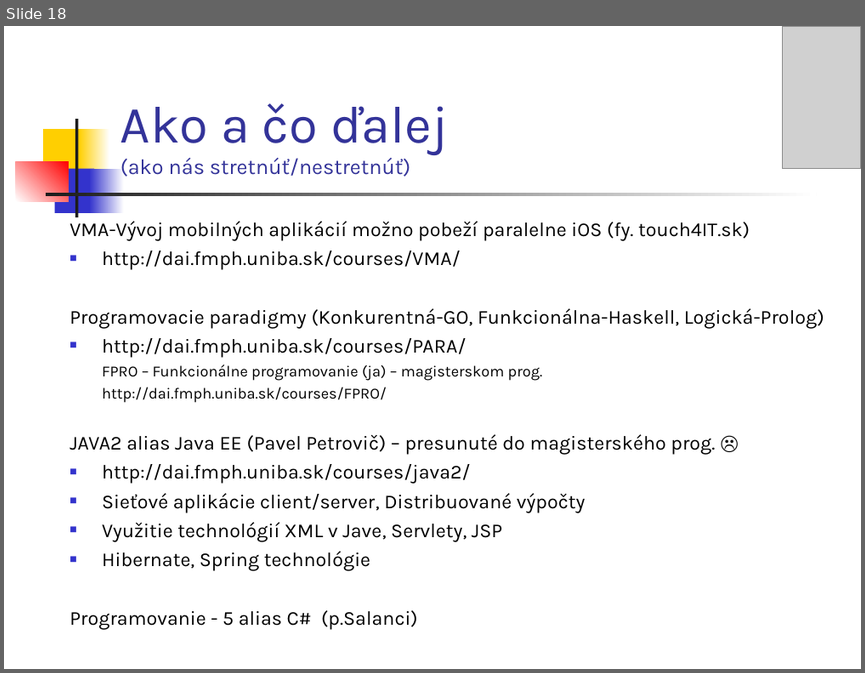
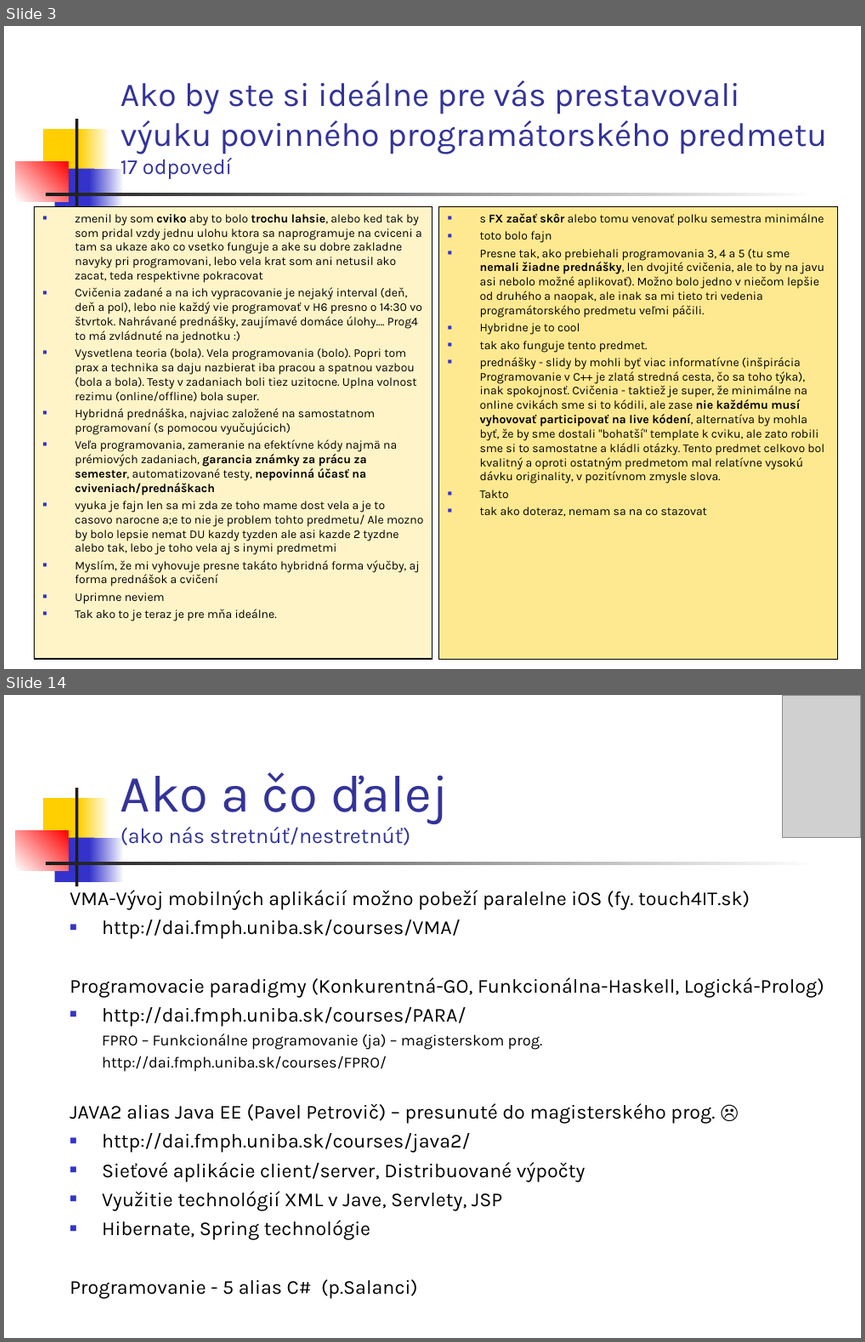
Before and after one commit to Programovanie4/Prednasky, a slide deck: 13/grandfinale.ppt. Shown one above the other, each under a label of ours: slide 18 before the commit, slides 3 and 14 after it; the slides between them are not shown. The pictures are 865x673 and 865x1342 pixels, drawn with LibreOffice and Linux fonts; fonts in the diff are those of the drawing; grey boxes stand for pictures. Boxes give left, top, right and bottom in pixels: in the first picture for what was removed or moved away, otherwise in the second. Text is boxed around its words. In the diff, an @@ line names an element or a change of style, - is before the commit and + after.

Commit message:
trinasty tyzden

```diff
--- a/13/grandfinale.ppt
+++ b/13/grandfinale.ppt
@@ slide 3 added at bbox=[4, 26, 861, 669], background #FFFFFF; not listed: 7 template elements that a slide beside it also shows @@
@@ title added at bbox=[120, 80, 827, 179], 28 pt, text #333399 @@
+Ako by ste si ideálne pre vás prestavovali výuku povinného programátorského predmetu
+17 odpovedí
@@ rectangle added at bbox=[34, 207, 432, 659], fill #FFF4C8, outline #000000 0.74 pt, 10 pt, text #000000 @@
+■ zmenil by som cviko aby to bolo trochu lahsie, alebo ked tak by som pridal vzdy jednu ulohu ktora sa naprogramuje na cviceni a tam sa ukaze ako co vsetko funguje a ake su dobre zakladne navyky pri programovani, lebo vela krat som ani netusil ako zacat, teda respektivne pokracovat
+■ Cvičenia zadané a na ich vypracovanie je nejaký interval (deň, deň a pol), lebo nie každý vie programovať v H6 presno o 14:30 vo štvrtok. Nahrávané prednášky, zaujímavé domáce úlohy.... Prog4 to má zvládnuté na jednotku :)
+■ Vysvetlena teoria (bola). Vela programovania (bolo). Popri tom prax a technika sa daju nazbierat iba pracou a spatnou vazbou (bola a bola). Testy v zadaniach boli tiez uzitocne. Uplna volnost rezimu (online/offline) bola super.
+■ Hybridná prednáška, najviac založené na samostatnom programovaní (s pomocou vyučujúcich)
+■ Veľa programovania, zameranie na efektívne kódy najmä na prémiových zadaniach, garancia známky za prácu za semester, automatizované testy, nepovinná účasť na cviveniach/prednáškach
+■ vyuka je fajn len sa mi zda ze toho mame dost vela a je to casovo narocne a;e to nie je problem tohto predmetu/ Ale mozno by bolo lepsie nemat DU kazdy tyzden ale asi kazde 2 tyzdne alebo tak, lebo je toho vela aj s inymi predmetmi
+■ Myslím, že mi vyhovuje presne takáto hybridná forma výučby, aj forma prednášok a cvičení
+■ Uprimne neviem
+■ Tak ako to je teraz je pre mňa ideálne.
@@ rectangle added at bbox=[439, 207, 838, 659], fill #FFE990, outline #000000 0.74 pt, 10 pt, text #000000 @@
+■ s FX začať skôr alebo tomu venovať polku semestra minimálne
+■ toto bolo fajn
+■ Presne tak, ako prebiehali programovania 3, 4 a 5 (tu sme nemali žiadne prednášky, len dvojité cvičenia, ale to by na javu asi nebolo možné aplikovať). Možno bolo jedno v niečom lepšie od druhého a naopak, ale inak sa mi tieto tri vedenia programátorského predmetu veľmi páčili.
+■ Hybridne je to cool
+■ tak ako funguje tento predmet.
+■ prednášky - slidy by mohli byť viac informatívne (inšpirácia Programovanie v C++ je zlatá stredná cesta, čo sa toho týka), inak spokojnosť. Cvičenia - taktiež je super, že minimálne na online cvikách sme si to kódili, ale zase nie každému musí vyhovovať participovať na live kódení, alternatíva by mohla byť, že by sme dostali "bohatší" template k cviku, ale zato robili sme si to samostatne a kládli otázky. Tento predmet celkovo bol kvalitný a oproti ostatným predmetom mal relatívne vysokú dávku originality, v pozitívnom zmysle slova.
+■ Takto
+■ tak ako doteraz, nemam sa na co stazovat
@@ what was slide 18 is now slide 14 @@
```
Also in this commit, not shown: 4 slides changed, 10 other slides added, 16 slides removed, 5 other files.
